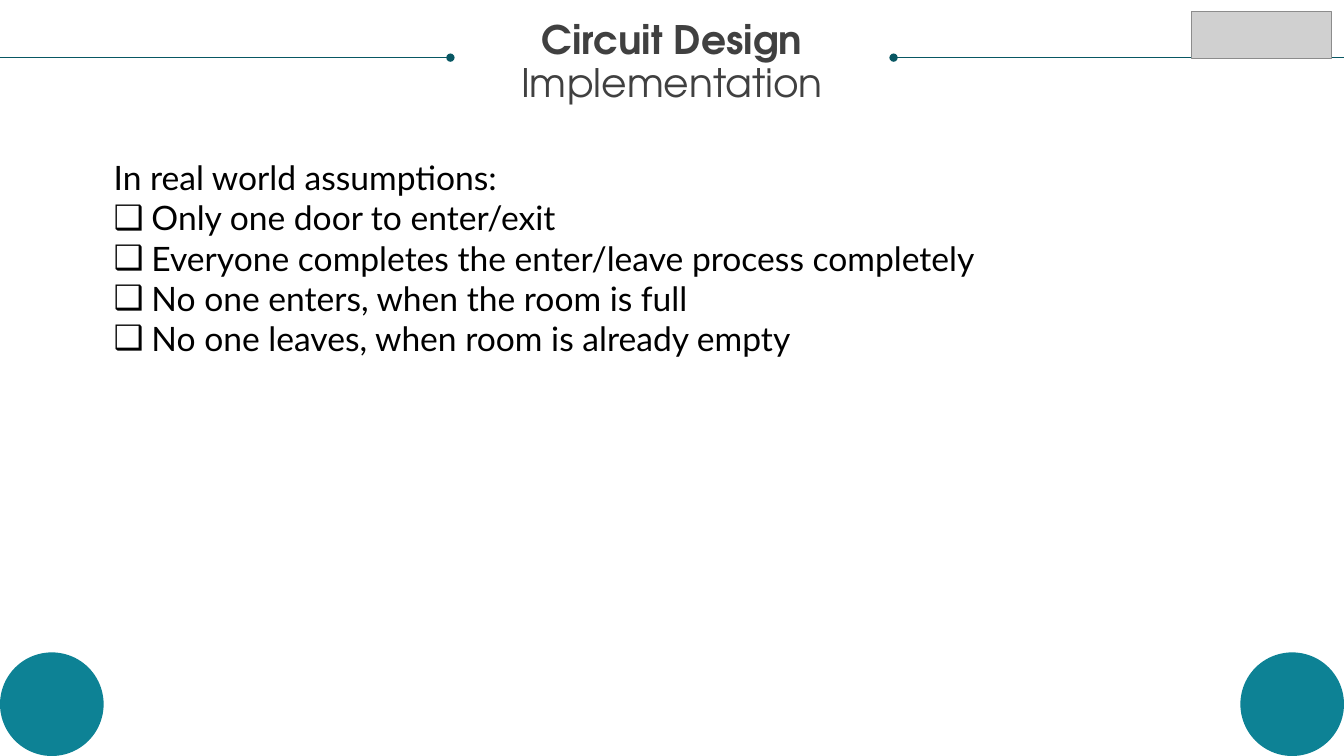
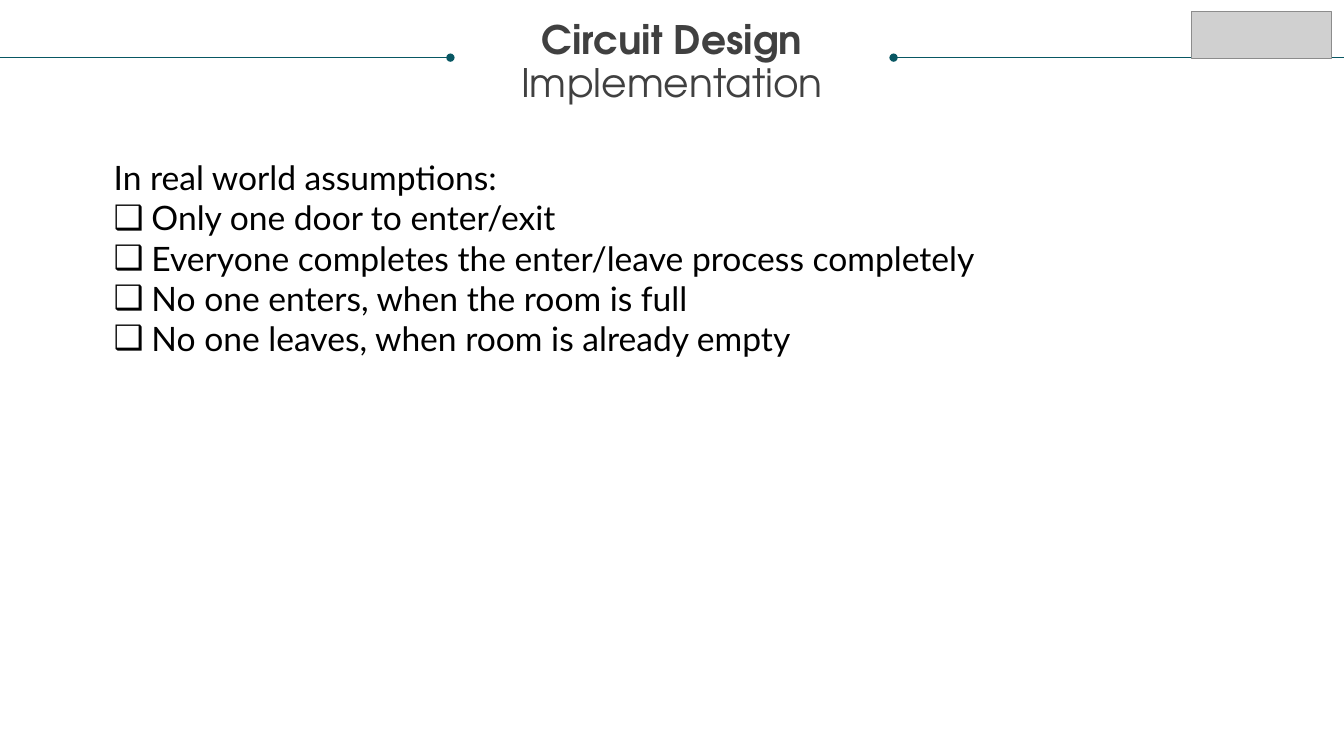
Before and after one commit to nlsy/VHDL, a slide deck: slide 12 of PITCH/VHDLPresentation.pptx. Drawn at 1344x756 pixels with LibreOffice and Linux fonts; fonts in the diff are those of the drawing; grey boxes stand for pictures. Boxes give left, top, right and bottom in pixels: in the first picture for what was removed or moved away, otherwise in the second. Text is boxed around its words. In the diff, an @@ line names an element or a change of style, - is before the commit and + after.

```diff
--- a/PITCH/VHDLPresentation.pptx
+++ b/PITCH/VHDLPresentation.pptx
@@ ellipse removed at [0, 652, 104, 756] @@
@@ ellipse removed at [1241, 652, 1344, 756] @@
```
Also in this commit, not shown: 1 other slide changed.
